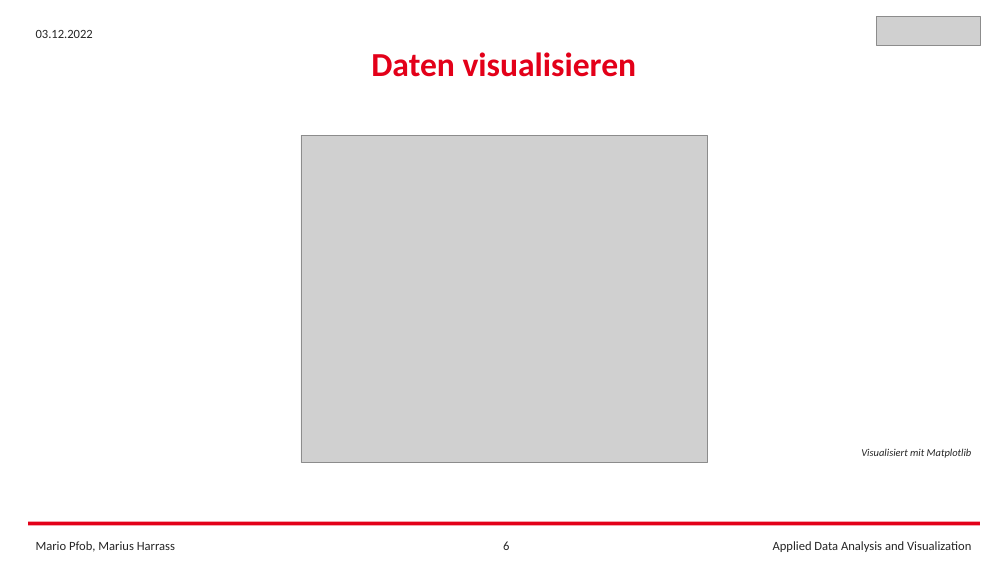
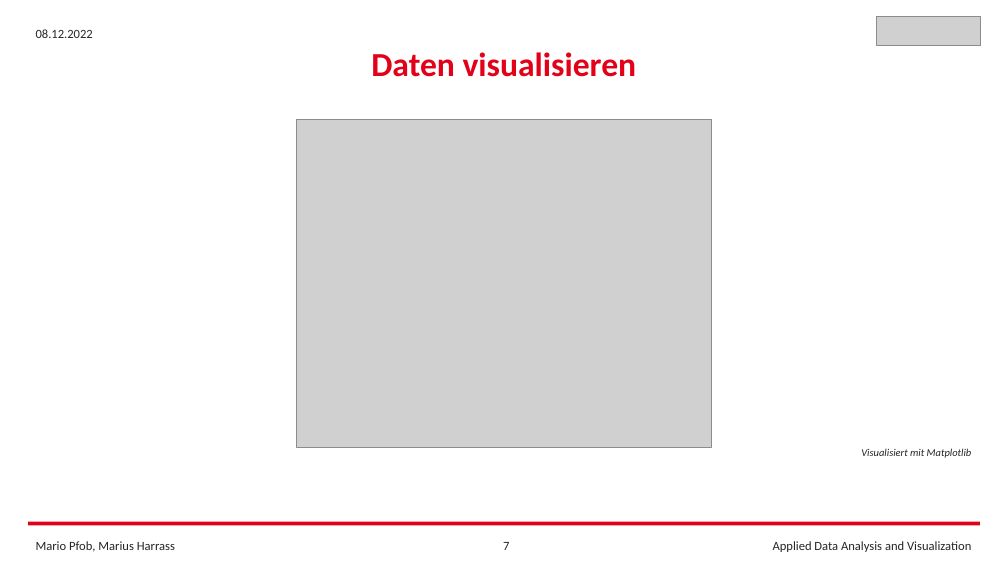
Before and after one commit to FrankCastlepancakes/ClusteringScikitLearn, a slide deck: slide 7 of Clustering_Scikit_Learn.pptx (slide 6 before the commit). Drawn at 1008x567 pixels with LibreOffice and Linux fonts; fonts in the diff are those of the drawing; grey boxes stand for pictures. Boxes give left, top, right and bottom in pixels: in the first picture for what was removed or moved away, otherwise in the second. Text is boxed around its words. In the diff, an @@ line names an element or a change of style, - is before the commit and + after.

```diff
--- a/Clustering_Scikit_Learn.pptx
+++ b/Clustering_Scikit_Learn.pptx
@@ text at bbox=[36, 29, 93, 38]: text changed @@
-03.12.2022
+08.12.2022
@@ picture: place and size @@
-picture at bbox=[301, 135, 707, 463]
+picture at bbox=[297, 120, 712, 448]
@@ page number at bbox=[503, 542, 509, 550]: text changed @@
-6
+7
```
Also in this commit, not shown: 9 other slides changed, 4 slides added, 3 other files.
